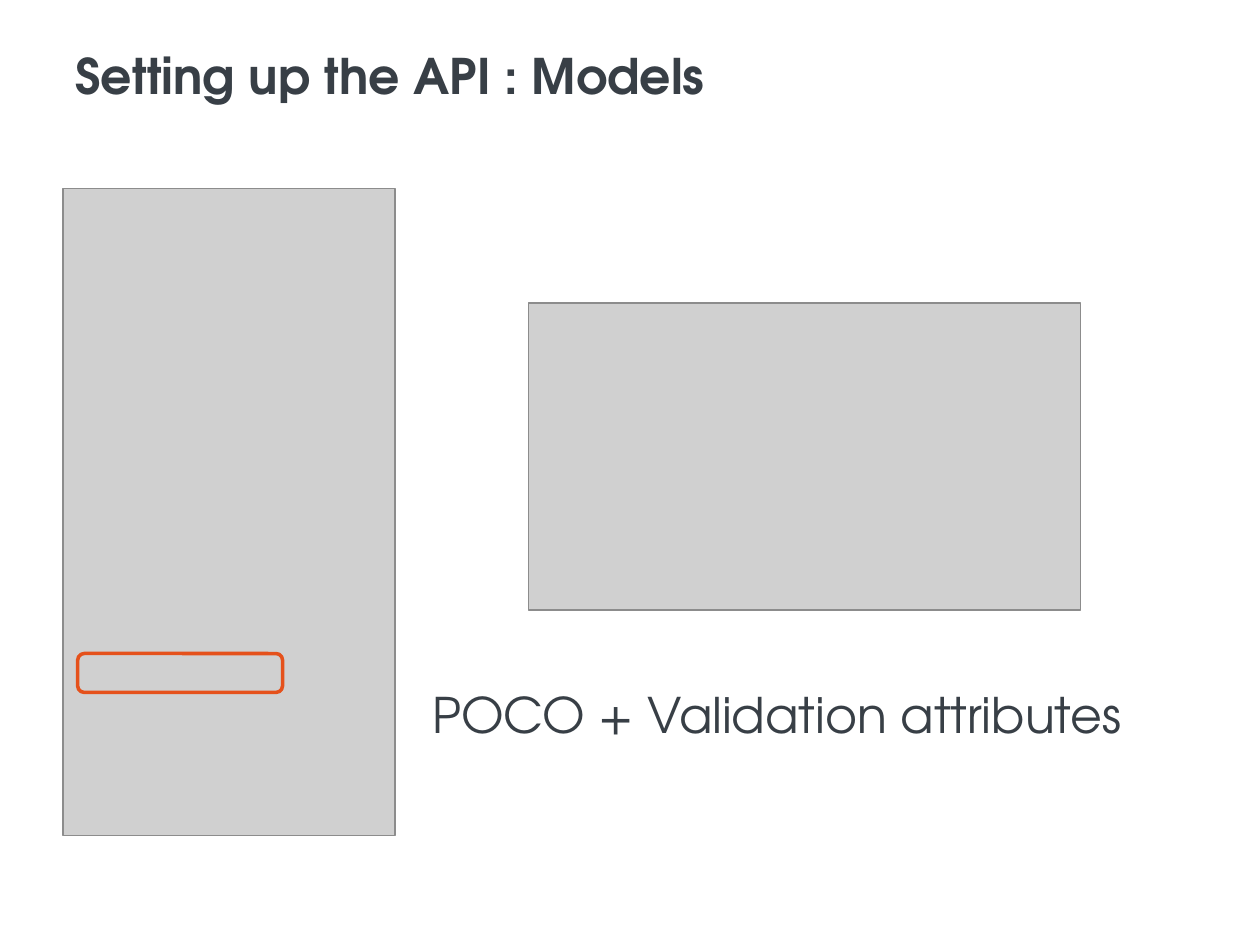
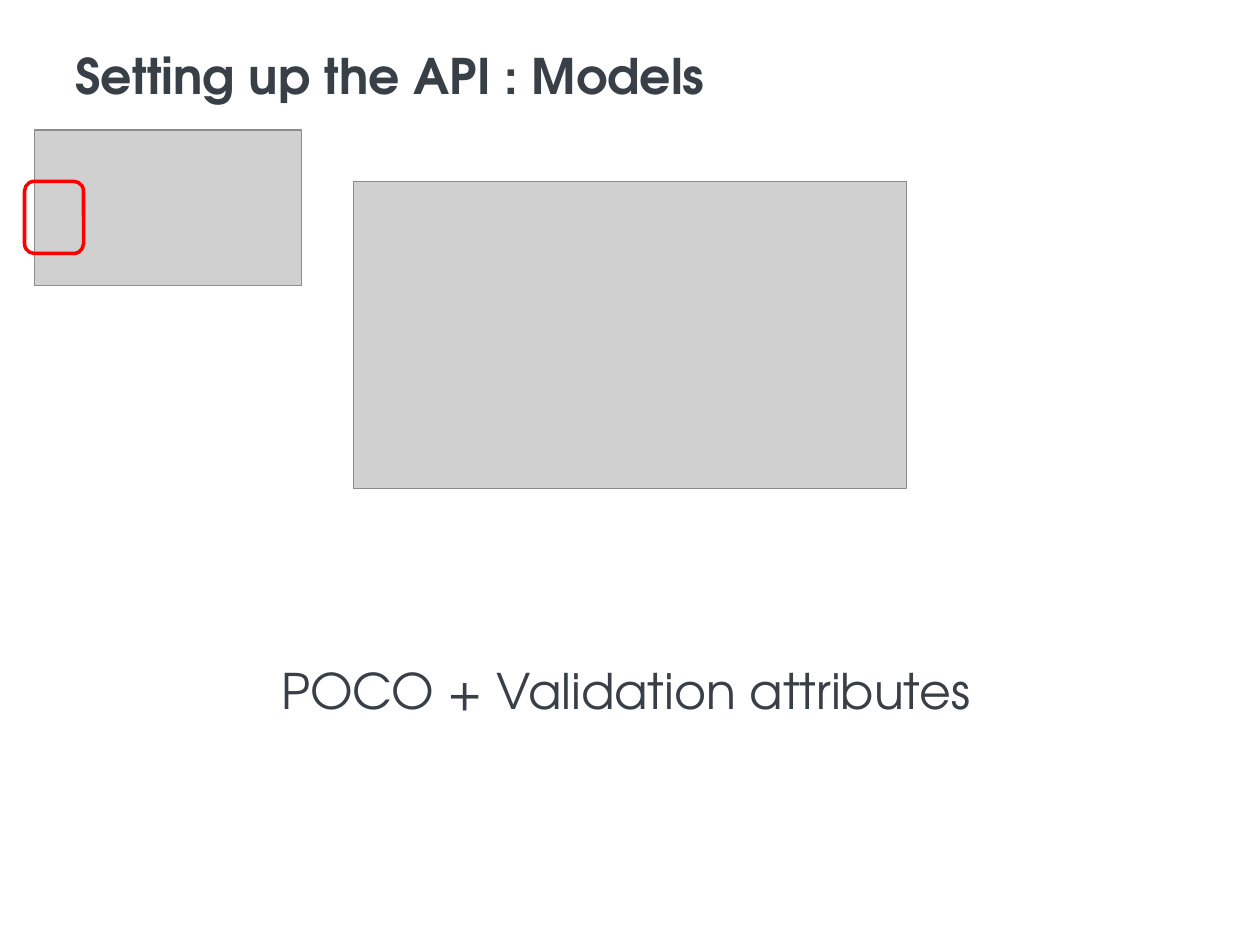
Before and after one commit to BlueInt32/prez_error_handling, a slide deck: slide 24 of Error Handling presentation.pptx (slide 18 before the commit). Drawn at 1260x945 pixels with LibreOffice and Linux fonts; fonts in the diff are those of the drawing; grey boxes stand for pictures; background and template pictures are left out. Boxes give left, top, right and bottom in pixels: in the first picture for what was removed or moved away, otherwise in the second. Text is boxed around its words. In the diff, an @@ line names an element or a change of style, - is before the commit and + after.

```diff
--- a/Error Handling presentation.pptx
+++ b/Error Handling presentation.pptx
@@ picture added at (x1=34, y1=130, x2=301, y2=285) @@
@@ rounded rectangle added at (x1=25, y1=181, x2=84, y2=253), outline #FF0000 2 pt @@
@@ picture removed at (x1=63, y1=189, x2=396, y2=837) @@
@@ picture moved from (x1=528, y1=304, x2=1081, y2=611) to (x1=354, y1=181, x2=907, y2=489) @@
@@ rounded rectangle removed at (x1=78, y1=654, x2=284, y2=693) @@
@@ text "POCO + Validation attributes" moved from (x1=432, y1=696, x2=1121, y2=734) to (x1=281, y1=672, x2=970, y2=710) @@
```
Also in this commit, not shown: 21 other slides changed, 28 slides added, 10 slides removed, 18 other files.
